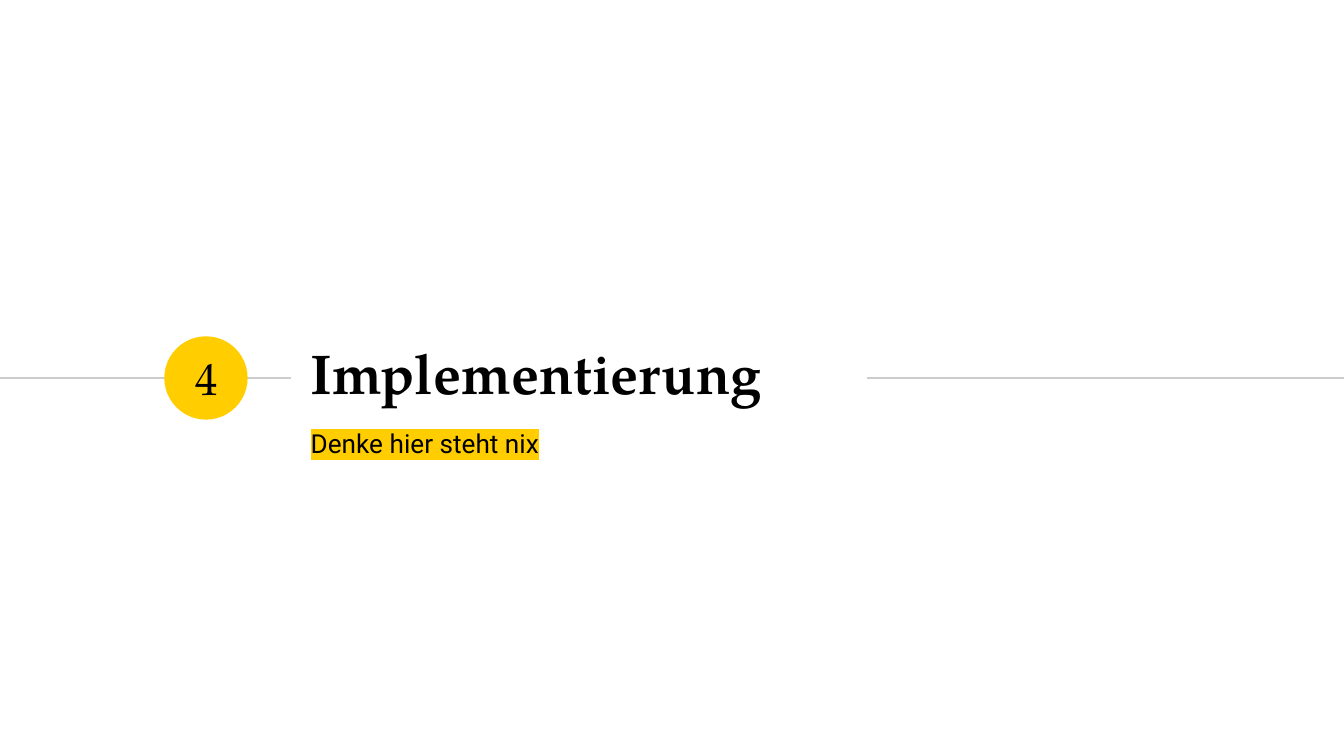
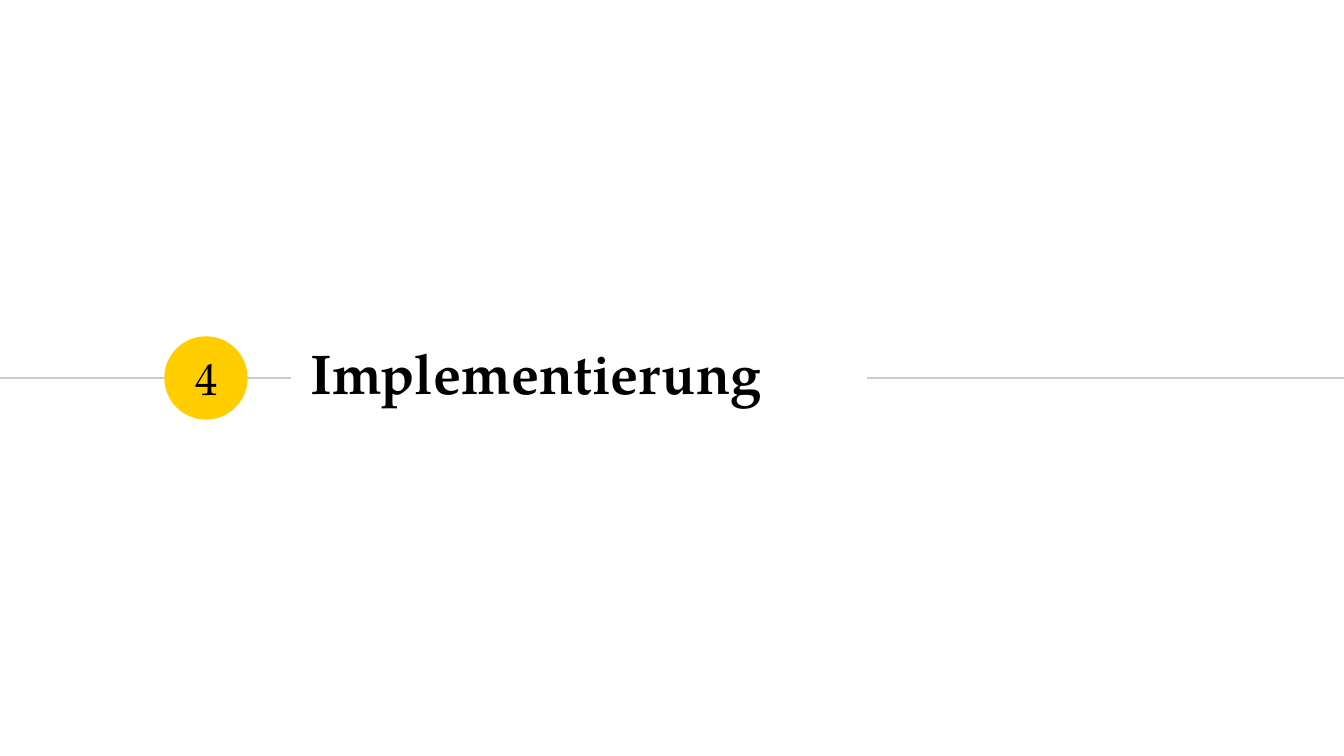
Before and after one commit to marcelherd/OOT-Projekt, a slide deck: slide 22 of Presentation/Presentation.pptx (slide 13 before the commit). Drawn at 1344x756 pixels with LibreOffice and Linux fonts; fonts in the diff are those of the drawing. Boxes give left, top, right and bottom in pixels: in the first picture for what was removed or moved away, otherwise in the second. Text is boxed around its words. In the diff, an @@ line names an element or a change of style, - is before the commit and + after.

```diff
--- a/Presentation/Presentation.pptx
+++ b/Presentation/Presentation.pptx
@@ subtitle removed at [311, 433, 539, 454] @@
-Denke hier steht nix
```
Also in this commit, not shown: 1 other slide changed, 11 slides added, 2 slides removed.
